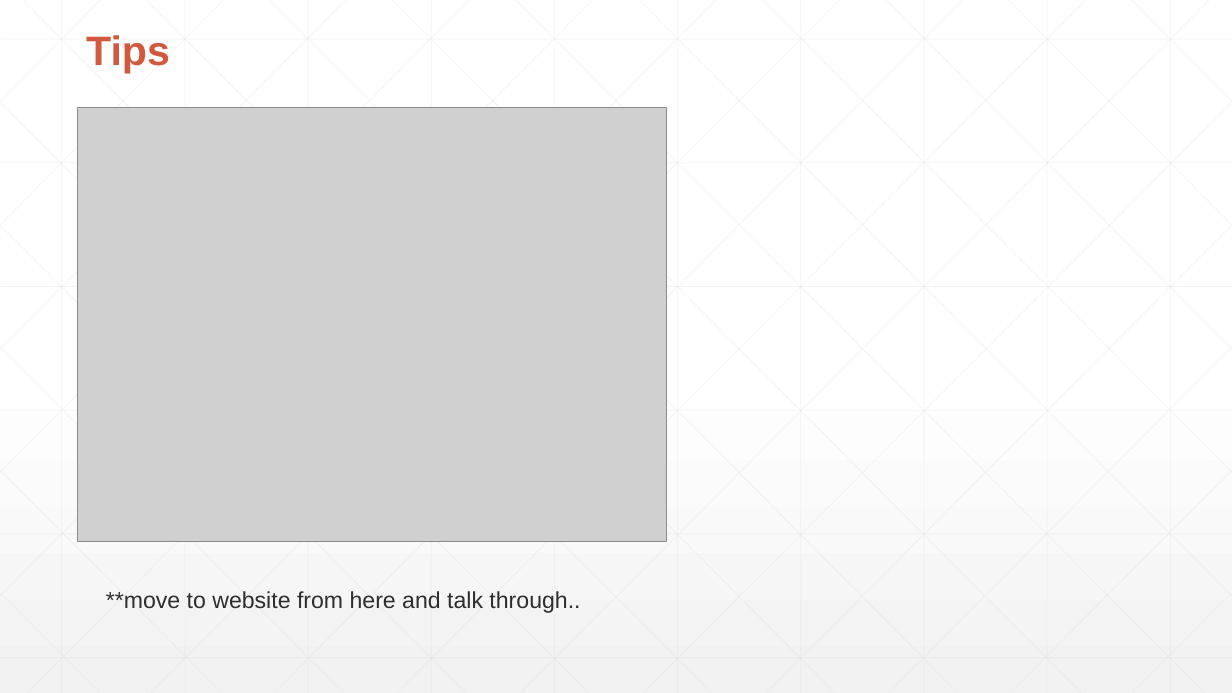
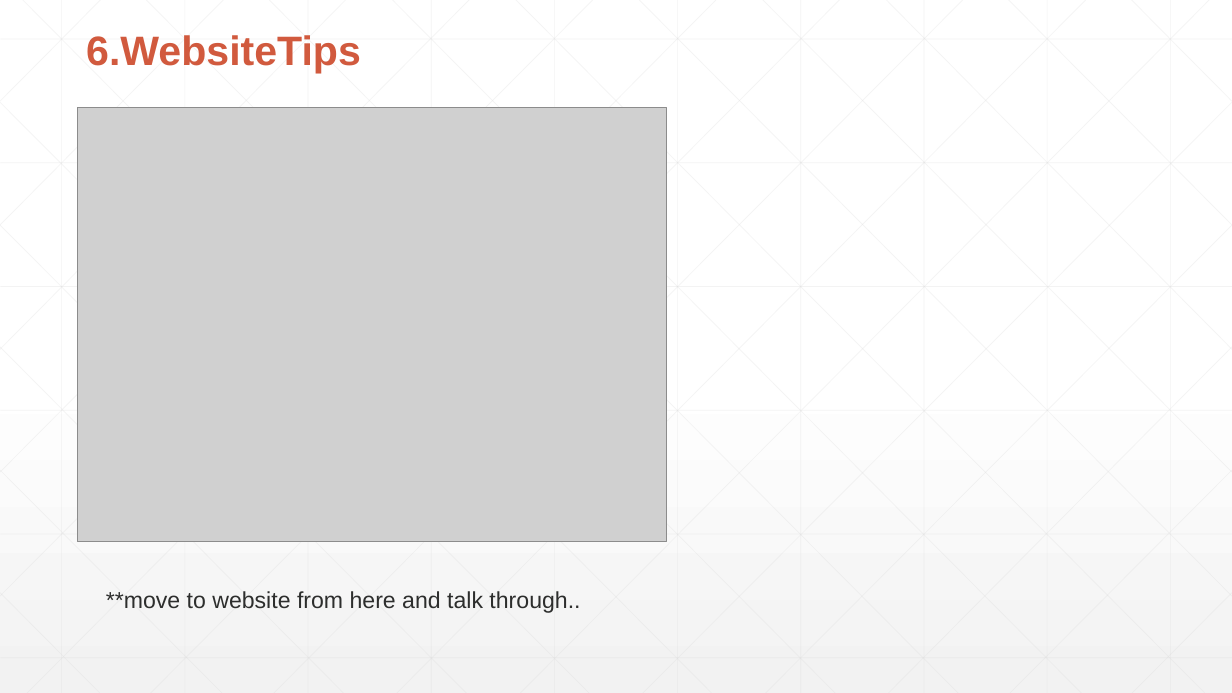
Before and after one commit to djhmateer/Refactoring, a slide deck: slide 20 of Presentation1.pptx. Drawn at 1232x693 pixels with LibreOffice and Linux fonts; fonts in the diff are those of the drawing; grey boxes stand for pictures. Boxes give left, top, right and bottom in pixels: in the first picture for what was removed or moved away, otherwise in the second. Text is boxed around its words. In the diff, an @@ line names an element or a change of style, - is before the commit and + after.

```diff
--- a/Presentation1.pptx
+++ b/Presentation1.pptx
@@ text at bbox=[86, 35, 361, 74]: text changed @@
-Tips
+6.WebsiteTips
```
Also in this commit, not shown: 7 other slides changed.
